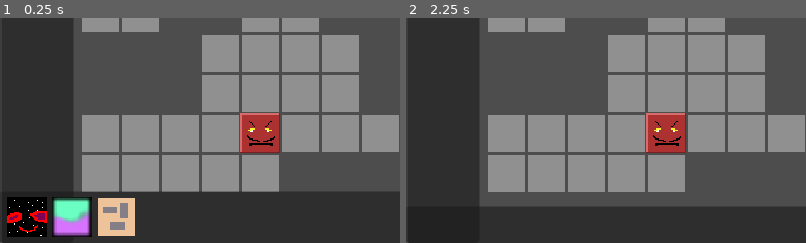
Above: before the commit, frames 1-2 (left to right).
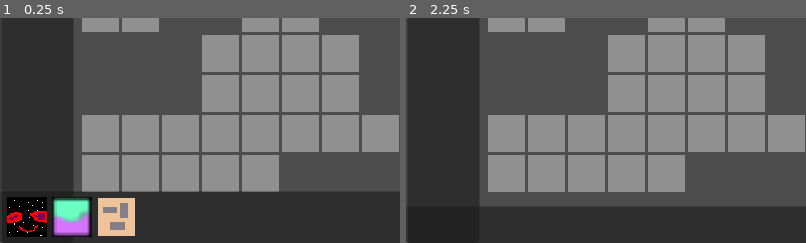
Above: after the commit, the same moments.

Repository: wilkesreid/new-game-project
Game: Godot game, scene res://main.tscn
Same seed, same stepped clock (60 frames per second), same inputs: the game is played once before the commit and once after it.
Inputs (mouse positions are % of the whole screen's width and height, from its top left):
- Up to frame 1 (0.25 s): no input
- Up to frame 2 (2.25 s): click (3, 94) at 0.5 s; click (15, 94) at 1.25 s; click "Start" at 2 s
The pictures show only the part of the screen within x 0-50%, y 50-100%; the shares and areas given below are measured in that part.

The runs differ from the first frame. In frame 1, 1.8% of the frame differs, in the area x 60-70%, y 42-60%; in frame 2, 1.8%.

Commit message:
Enemies now use their abilities when they can

Diff:
--- a/ability.gd
+++ b/ability.gd
@@ -14,7 +14,17 @@
   State.ability_unit.actions_remaining -= 1
   var unit = State.at(target)
   if unit:
-    if unit is Enemy:
+    if ability_may_damage(unit):
       await unit.take_damage(damage)
-    if unit is Body and unit.parent is Enemy:
+    if ability_may_damage_body(unit):
       await unit.parent.take_damage(damage)
+  State.end_ability()
+
+func ability_may_damage(unit : Placeable) -> bool:
+  return (unit is Enemy and State.ability_unit is Friendly) or (unit is Friendly and State.ability_unit is Enemy)
+
+func ability_may_damage_body(body : Placeable) -> bool:
+  return (body is Body and (
+    (State.ability_unit is Friendly and body.parent is Enemy)
+    or (State.ability_unit is Enemy and body.parent is Friendly)
+  ))
--- a/enemies.gd
+++ b/enemies.gd
@@ -13,26 +13,47 @@
   )
 
 func move_algo(enemy : Enemy):
-  var path = get_closest_unit_path(enemy)
-  path.pop_back()
+  var result = get_closest_unit_path(enemy)
+  var path = result[0]
+  var target_unit = result[1]
   if path.size() == 0:
     await get_tree().create_timer(0).timeout
-  for i in range(min(enemy.moves, path.size())):
+    return
+  var move_path_size = path.size() - 1
+  var moves_done = 0
+  try_ability(enemy, path, target_unit, moves_done)
+  for i in range(min(enemy.moves, move_path_size)):
     enemy.move_to(path[i])
-    await get_tree().create_timer(.1).timeout
+    moves_done += 1
+    # if enemy is in range to use their ability, go ahead and use it
+    try_ability(enemy, path, target_unit, moves_done)
+    await get_tree().create_timer(State.game_speed).timeout
+
+func try_ability(enemy : Enemy, path : Array[Vector2i], target_unit : Placeable, moves_done : int):
+  if enemy.abilities.size() > 0:
+    var ability = enemy.abilities[0]
+    if ability.distance >= (path.size() - moves_done):
+      State.start_ability(ability, enemy)
+      await get_tree().create_timer(State.game_speed).timeout
+      ability.execute(target_unit.index)
+    else:
+      await get_tree().create_timer(0).timeout
+
 
 func get_closest_unit_path(enemy : Enemy):
   var smallest_path : Array[Vector2i] = []
+  var closest_unit : Placeable
   var units = State.map.values()
   for unit in units:
-    if unit is Enemy or unit is Body:
+    if unit is Enemy or (unit is Body and unit.parent is Enemy):
       continue
     Asg.set_not_solid(unit.index)
     var path = Asg.get_id_path(enemy.index, unit.index)
     Asg.set_solid(unit.index)
-    if smallest_path.size() == 0 or path.size() < smallest_path.size():
+    if path.size() > 0 and (smallest_path.size() == 0 or path.size() < smallest_path.size()):
       smallest_path = path
-  return smallest_path
+      closest_unit = unit
+  return [smallest_path, closest_unit]
 
 func remove(enemy : Enemy):
   enemies.erase(enemy)
--- a/main.gd
+++ b/main.gd
@@ -52,7 +52,7 @@
 							State.clear_selection()
 							for tile in path:
 								unit.move_to(tile)
-								await get_tree().create_timer(.1).timeout
+								await get_tree().create_timer(State.game_speed).timeout
 							State.select_index(unit.index)
 				else:
 					# we're doing an ability
@@ -68,7 +68,6 @@
 						var area = Rect2i(State.selected - Vector2i(ability.distance, ability.distance), Vector2i(ability.distance*2+1, ability.distance*2+1))
 						if area.has_point(Coord.mouse_index()):
 							await ability.execute(Coord.mouse_index())
-							State.end_ability()
 						else:
 							State.end_ability()
 
@@ -116,20 +115,20 @@
 								if $TileMapLayer.has_tile_at(t) && path.size() > 0 && path.size() <= moves:
 									draw_texture(target_texture, Coord.index_to_coord(t))
 
-				# draw indicators for where unit can attack
-				else:
-					var ability = State.current_ability
-					# var ability_unit = State.ability_unit
-					for x in range(-1 * ability.distance, ability.distance + 1):
-						for y in range(-1 * ability.distance, ability.distance + 1):
-							var t = State.selected + Vector2i(x, y)
-							if !Asg.is_point_solid(t) and $TileMapLayer.has_tile_at(t):
-								if !ability.needs_eyeline:
-									draw_texture_rect(target_texture, Rect2i(Coord.index_to_coord(t), Coord.grid_cell), false, Color(1, 0, 0, 1))
-								else:
-									var path = Asg.get_id_path(State.selected, t)
-									if path.size() > 0 and path.size() <= ability.distance:
-										draw_texture_rect(target_texture, Rect2i(Coord.index_to_coord(t), Coord.grid_cell), false, Color(1, 0, 0, 1))
+	if State.doing_ability:
+		# draw indicators for where unit can attack
+		var ability = State.current_ability
+		# var ability_unit = State.ability_unit
+		for x in range(-1 * ability.distance, ability.distance + 1):
+			for y in range(-1 * ability.distance, ability.distance + 1):
+				var t = State.ability_unit.index + Vector2i(x, y)
+				if !Asg.is_point_solid(t) and $TileMapLayer.has_tile_at(t):
+					if !ability.needs_eyeline:
+						draw_texture_rect(target_texture, Rect2i(Coord.index_to_coord(t), Coord.grid_cell), false, Color(1, 0, 0, 1))
+					else:
+						var path = Asg.get_id_path(State.ability_unit.index, t)
+						if path.size() > 0 and path.size() <= ability.distance:
+							draw_texture_rect(target_texture, Rect2i(Coord.index_to_coord(t), Coord.grid_cell), false, Color(1, 0, 0, 1))
 
 func is_mouse_on_tile() -> bool:
 	return $TileMapLayer.get_cell_tile_data(Coord.mouse_index()) != null
--- a/main.tscn
+++ b/main.tscn
@@ -30,9 +30,7 @@
 
 [node name="Monstieur" parent="." instance=ExtResource("4_n5dff")]
 position = Vector2(96, 128)
-
-[node name="Monstieur2" parent="." instance=ExtResource("4_n5dff")]
-position = Vector2(192, 256)
+max_actions = 1
 
 [node name="Control" type="Control" parent="."]
 layout_mode = 3
--- a/state.gd
+++ b/state.gd
@@ -1,4 +1,6 @@
 extends Node
+
+var game_speed : float = .3
 
 # tile selection
 var is_selected = false
@@ -17,6 +19,8 @@
 		else:
 			is_selected = true
 			select.emit(value)
+			print('selected ', value)
+			print('unit at selected: ', at(value), ', is body: ', at(value) is Body, ', is solid: ', Asg.is_point_solid(value))
 
 signal select(index)
 signal deselect
--- a/unit.gd
+++ b/unit.gd
@@ -71,4 +71,4 @@
     var deleting = pop_body_queue()
     State.remove(deleting.index)
     deleting.queue_free()
-    await get_tree().create_timer(0.1).timeout
+    await get_tree().create_timer(State.game_speed).timeout
--- a/units/constellation/constellation.tscn
+++ b/units/constellation/constellation.tscn
@@ -12,7 +12,6 @@
 speed = 5
 max_size = 5
 abilities = Array[ExtResource("2_css2h")]([ExtResource("3_1xs4p")])
-max_actions = null
 
 [node name="Sprite2D" type="Sprite2D" parent="."]
 texture = ExtResource("2_5675g")
--- a/units/derpy/derpy.tscn
+++ b/units/derpy/derpy.tscn
@@ -12,7 +12,6 @@
 speed = 4
 max_size = 3
 abilities = Array[ExtResource("2_u3you")]([ExtResource("3_mesvy")])
-max_actions = null
 
 [node name="Sprite2D" type="Sprite2D" parent="."]
 texture = ExtResource("1_1ku16")
